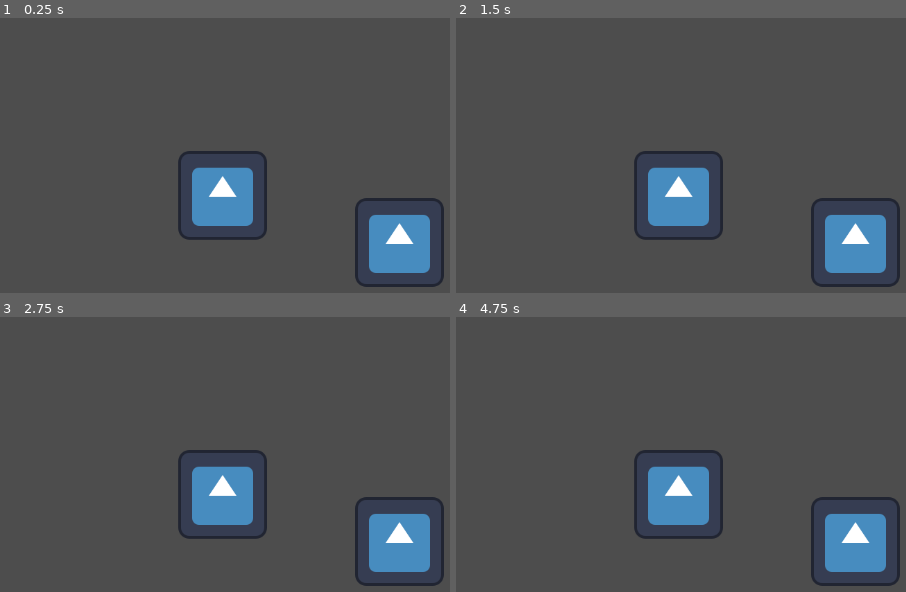
Above: before the commit, frames 1-4 (two rows, left to right).
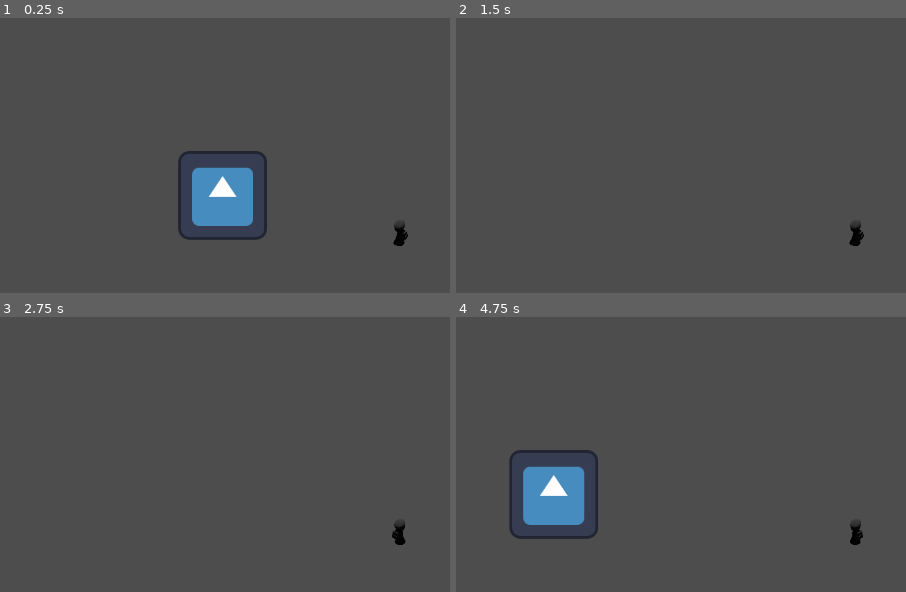
Above: after the commit, the same moments.

Repository: HeavyBro1337/godot-tds-sample
Game: Godot game, scene res://Scene.tscn
Same seed, same stepped clock (60 frames per second), same inputs: the game is played once before the commit and once after it. The engine's default icon, where the game draws it, is replaced by a stand-in: a white triangle on a blue panel in a dark square.
Inputs (mouse positions are in pixels of both pictures, inside the frame that each line leads up to):
- Up to frame 1 (0.25 s): no input
- Up to frame 2 (1.5 s): tap Enter at 0.5 s; move the mouse to (outside the picture) at 0.52 s; hold D (right) 0.53-1.28 s; move the mouse to (694, 265) at 1.27 s; hold S (down) from 1.28 s (still down)
- Up to frame 3 (2.75 s): tap Space at 2 s; move the mouse to (outside the picture) at 2.02 s; release S (down) at 2.03 s; hold D (right) from 2.03 s (still down)
- Up to frame 4 (4.75 s): tap Enter at 2.75, 4.25 s; move the mouse to (outside the picture) at 2.77 s; release D (right) at 2.78 s; hold W (up) 2.78-3.53 s; tap Space at 3.5 s; move the mouse to (outside the picture) at 3.52 s; hold A (left) from 3.53 s (still down); move the mouse to (618, 473) at 4.27 s

The runs differ from the first frame. In frame 1, 3.6% of the frame differs, in the area x 78-99%, y 65-98%; in frame 2, 7.3%; in frame 3, 7.3%; in frame 4, 11%, in the area x 11-99%, y 48-98%.
Error before the commit: Parse Error: Expected indented block after function declaration. (res://movement.gd:14)

Commit message:
Change the script

Diff:
--- a/movement.gd
+++ b/movement.gd
@@ -4,15 +4,25 @@
 @export var speed : float = 30
 @export var visuals : Sprite2D
 
-@export var rotations : Array[Texture]
+@export var rotations : Array[Texture2D]
 
-func rotate_to_mouse():
+func get_degrees_to_mouse():
 	var mouse_pos : Vector2 = get_global_mouse_position()
 	var dir : Vector2 = (position - mouse_pos)
-	visuals.rotation_degrees = rad_to_deg(atan2(dir.y, dir.x))
+	set_sprite(rad_to_deg(atan2(dir.y, -dir.x)))
 
 func set_sprite(angle : float):
+	print("Before %d" % angle)
+	while angle < 0:
+		angle += 360
 
+	var snap : float = 360 / len(rotations)
+	angle = round(angle / snap) * snap # snapping angle
+
+	var index : int = round(angle / 360 * (len(rotations) - 1))
+	visuals.texture = rotations[index]
+
+	print(angle)
 
 func handle_input(delta : float):
 	var direction : Vector2 = Vector2(0, 0)
@@ -24,7 +34,7 @@
 
 func _physics_process(delta):
 	handle_input(delta)
-	rotate_to_mouse()
+	get_degrees_to_mouse()
 	move_and_slide()
 
 
